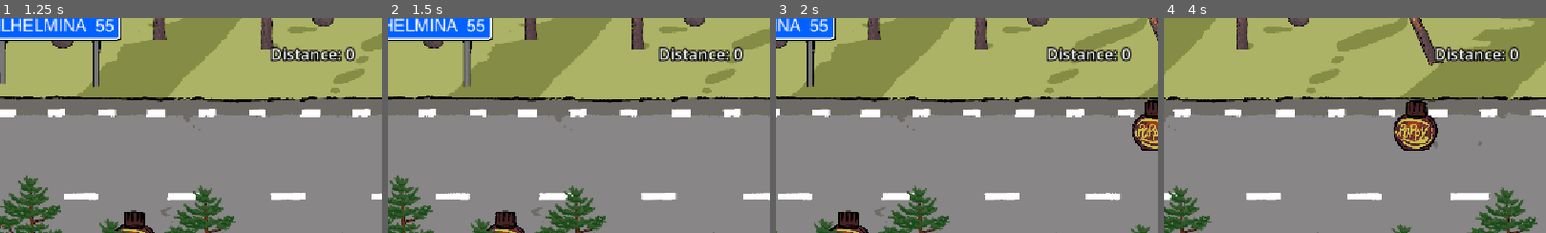
Above: before the commit, frames 1-4 (left to right).
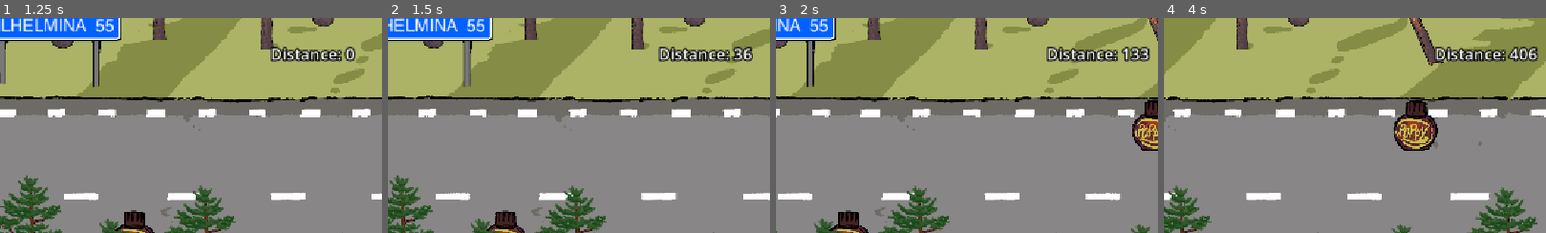
Above: after the commit, the same moments.

Repository: midenfors/project-epa
Game: Godot game, scene res://Scenes/UI/main_menu.tscn
The game is run twice, just before and just after one commit, with the same random seed, the same clock (stepped at 60 frames per second) and the same inputs. The engine's default icon, where the game draws it, is replaced by a stand-in: a white triangle on a blue panel in a dark square.
Inputs (mouse positions are % of the whole screen's width and height, from its top left):
- Up to frame 1 (1.25 s): click "PLAY" at 0.5 s
- Up to frame 2 (1.5 s): click (80, 89) at 1.25 s
- Up to frame 3 (2 s): no input
- Up to frame 4 (4 s): hold S (Turn Right) 2.03-2.78 s; hold Space (Boost) 2.03-2.78 s; hold W (Turn Left) 2.78-3.53 s; tap Shift (Break) at 2.85 s; hold S (Turn Right) from 3.53 s (still down); tap 0 at 3.6 s
The pictures show only the part of the screen within x 38-88%, y 0-50%; the shares and areas given below are measured in that part.

Frame 1 is identical in both runs. In frame 2, 0.3% of the frame differs, in the area x 90-96%, y 13-21%; in frame 3, 0.5%, in the area x 90-98%, y 13-21%; in frame 4, 0.5%.

Commit message:
added distance

Diff:
--- a/Scripts/Autoloads/Global.gd
+++ b/Scripts/Autoloads/Global.gd
@@ -1,5 +1,6 @@
 extends Node
 
+var start_position = 0
 var distance : float = 0
 var poppys : int = 0
 var snus_counter : int = 1
--- a/Scripts/hud.gd
+++ b/Scripts/hud.gd
@@ -41,9 +41,10 @@
 
 func _process(_delta: float) -> void:
 	update_poppy_label()
+	update_distance_label()
 
 func update_distance_label():
-	distance_label.text = "Distance: " + str(Global.distance)
+	distance_label.text = "Distance: " + str(int(Global.distance))
 
 func show_upgrades() -> void:
 	$Dashboard/UpgradeMenu.show()
--- a/Scripts/world.gd
+++ b/Scripts/world.gd
@@ -17,12 +17,16 @@
 func _ready() -> void:
 	add_road()
 	add_road()
+	Global.start_position = car.global_position.x
 
 func _process(_delta: float) -> void:
 	#check end of run state
 	camera.position.x = car.position.x + 500
 	if car.speed == 0 and car.car_started_motion:
 		hud.show_end_state()
+	if car:
+		var dist = car.global_position.x - Global.start_position
+		Global.distance = dist
 
 func _on_grass_area_body_entered(body: Node2D) -> void:
 	var _car : Car = body as Car
